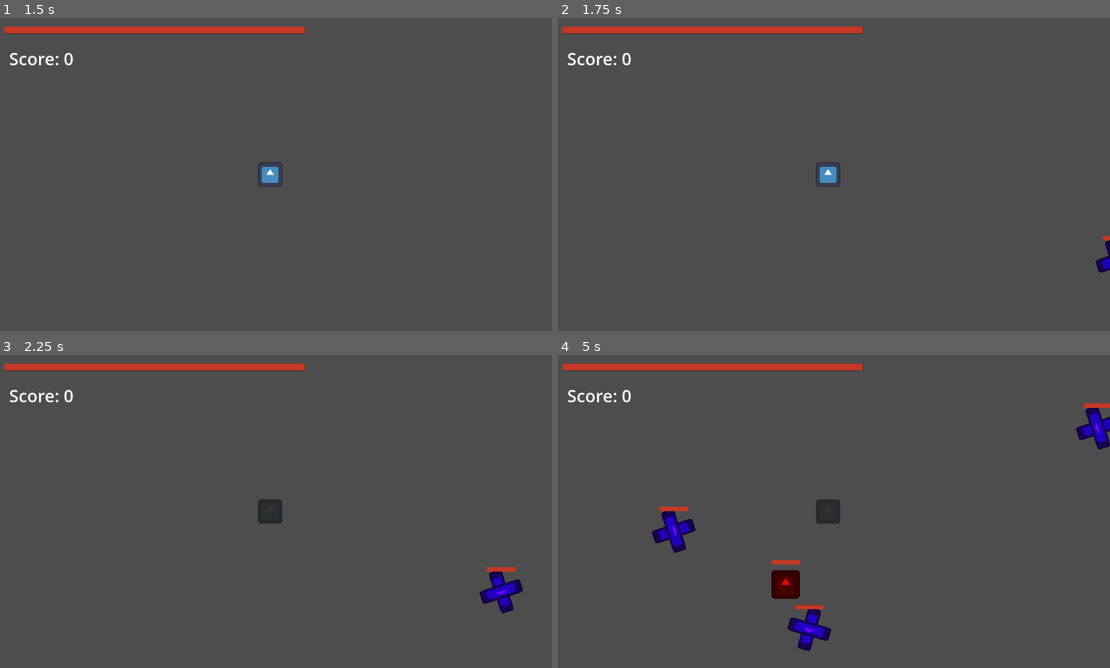
Above: before the commit, frames 1-4 (two rows, left to right).
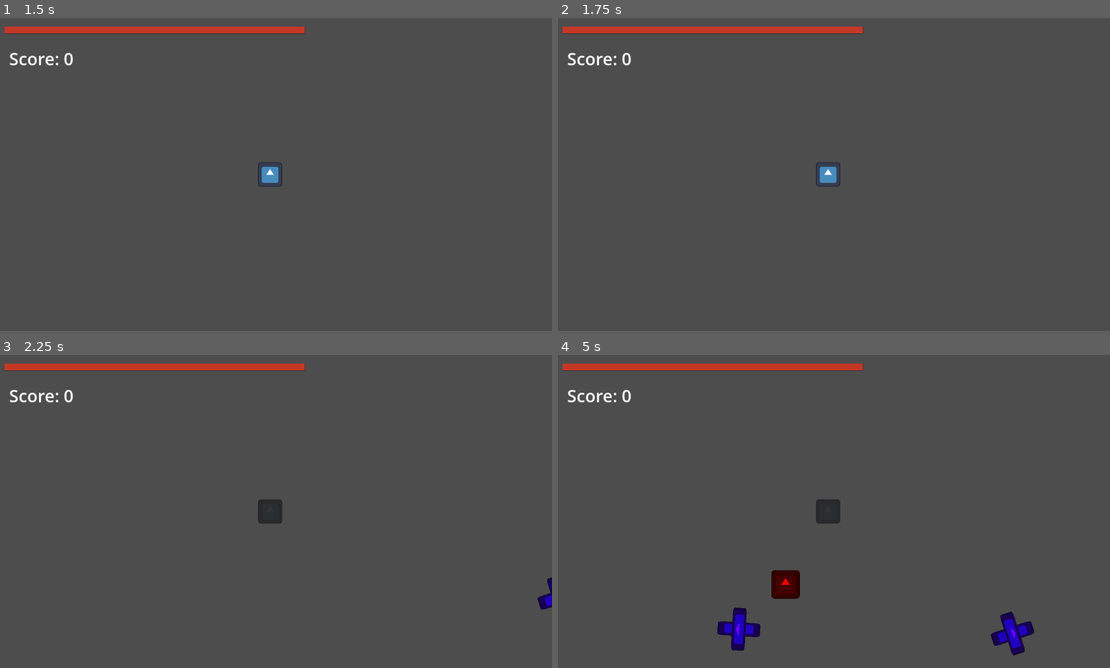
Above: after the commit, the same moments.

Repository: MonkMir/tether-game
Game: Godot game, scene res://scenes/main.tscn
The game is run twice, just before and just after one commit, with the same random seed, the same clock (stepped at 60 frames per second) and the same inputs. The engine's default icon, where the game draws it, is replaced by a stand-in: a white triangle on a blue panel in a dark square.
Inputs (mouse positions are in pixels of both pictures, inside the frame that each line leads up to):
- Up to frame 1 (1.5 s): tap Enter (Enter) at 0.5, 0.6 s; move the mouse to (397, 158) at 0.52 s; tap Space at 1.25 s; move the mouse to (160, 190) at 1.27 s; tap Mouse wheel up (Scroll Up) at 1.35 s
- Up to frame 2 (1.75 s): no input
- Up to frame 3 (2.25 s): move the mouse to (331, 442) at 2.02 s; press the mouse at (331, 442) at 2.03 s
- Up to frame 4 (5 s): move the mouse to (806, 574) at 2.77 s; release the mouse at (806, 574) at 2.78 s; tap Enter (Enter) at 2.85 s; move the mouse to (999, 558) at 3.52 s; tap Mouse wheel up (Scroll Up) at 3.6 s; move the mouse to (662, 464) at 4.27 s; click (662, 464) at 4.35 s

Frame 1 is identical in both runs. In frame 2, 0.2% of the frame differs, in the area x 97-100%, y 69-82%; in frame 3, 0.8%; in frame 4, 3.1%, in the area x 17-100%, y 15-96%.

Commit message:
Make enemy health only display if hurt

Diff:
--- a/scenes/main.tscn
+++ b/scenes/main.tscn
@@ -40,7 +40,7 @@
 parabolicScene = ExtResource("11_mpg2q")
 
 [node name="Timer" type="Timer" parent="EnemySpawner" unique_id=394046482]
-wait_time = 1.5
+wait_time = 2.0
 autostart = true
 
 [node name="ScoreLabel" type="Label" parent="." unique_id=1923520075]
--- a/scripts/custom-classes/enemy_class.gd
+++ b/scripts/custom-classes/enemy_class.gd
@@ -22,11 +22,6 @@
 	healthBar._init_health(health)
 
 func _process(_delta):
-#why am I running this every frame? I think this fixes a flicker bug but idk
-	if healthBar:
-		if healthBar.is_visible_in_tree() == false:
-			healthBar.show()
-
 	if health <= 0:
 		die()
 
--- a/scripts/other-scripts/HealthBar.gd
+++ b/scripts/other-scripts/HealthBar.gd
@@ -9,14 +9,25 @@
 
 
 var health = 0 : set = set_health
+var isPlayerHealth : bool
 
 func _ready():
 	set_as_top_level(true)
+	if get_ancestry_flag(self, "player") == true:
+		isPlayerHealth = true
+
+	if isPlayerHealth == true:
+		show()
+	else:
+		hide()
 
 func set_health(newHealth):
 	var prevHealth = health
 	health = min(healthIndicatorBar.max_value, newHealth)
 	healthIndicatorBar.value = health
+	#WARNING calculate max on the fly rather than hard coding 100
+	if health < 100:
+		show()
 
 	if health <= 0:
 		queue_free()
@@ -25,7 +36,8 @@
 	else:
 		damageIndicatorBar.value = health
 
-func _init_health(_health): #I don't like that _health starts with an underscore
+#To be called in by the health bar's user
+func _init_health(_health):
 	health = _health
 	healthIndicatorBar.max_value = health
 	healthIndicatorBar.value = health
@@ -41,3 +53,12 @@
 
 func _on_timer_timeout():
 	damageIndicatorBar.value = health
+
+func get_ancestry_flag(targetNode: Node, targetGroup : String) -> bool:
+	var player_nodes = get_tree().get_nodes_in_group(targetGroup)
+
+	for player in player_nodes:
+		if player.is_ancestor_of(targetNode):
+			return true
+
+	return false
